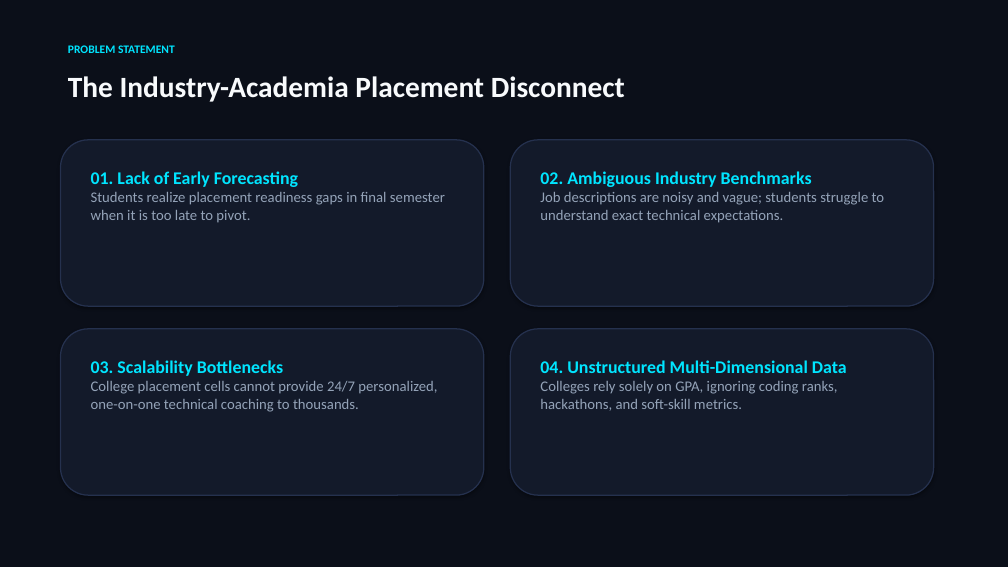
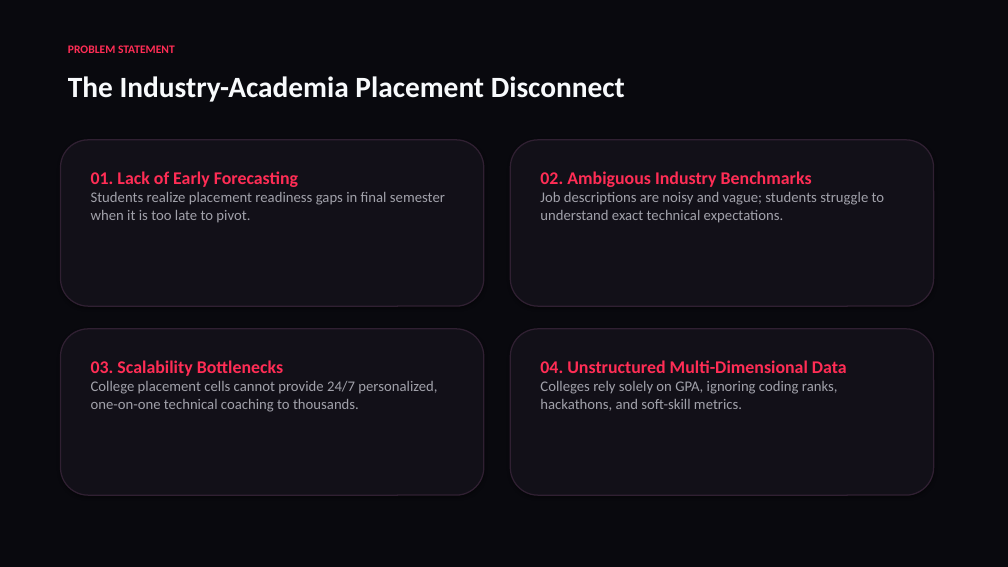
Before and after one commit to dileepbommali16-ops/pathfinder, a slide deck: slide 2 of Pathfinder_Presentation_Dileep_Bommali.pptx. Drawn at 1008x567 pixels with LibreOffice and Linux fonts; fonts in the diff are those of the drawing. Boxes give left, top, right and bottom in pixels: in the first picture for what was removed or moved away, otherwise in the second. Text is boxed around its words. In the diff, an @@ line names an element or a change of style, - is before the commit and + after.

```diff
--- a/Pathfinder_Presentation_Dileep_Bommali.pptx
+++ b/Pathfinder_Presentation_Dileep_Bommali.pptx
@@ rectangle at box(0, 0, 1008, 567): fill #0B0F19 to #09090E @@
@@ text "PROBLEM STATEMENT" at box(68, 45, 175, 53): text colour #00E5FF to #FF2D55 @@
@@ text "01. Lack of Early Forecasting" at box(91, 171, 445, 222): text colour #00E5FF to #FF2D55 in "01. Lack of Early Forecasting"; text colour #94A3B8 to #A1A1AA in "Students realize placement readiness gaps in final ..." @@
@@ text "02. Ambiguous Industry Benchmarks" at box(540, 171, 885, 223): text colour #00E5FF to #FF2D55 in "02. Ambiguous Industry Benchmarks"; text colour #94A3B8 to #A1A1AA in "Job descriptions are noisy and vague; students ..." @@
@@ fill #131A2A to #121018; outline #25314E 1.2 pt to #302032 1.2 pt in 4 elements at box(60, 140, 484, 306), box(510, 140, 934, 306), box(60, 329, 484, 495), box(510, 329, 934, 495) @@
@@ text "03. Scalability Bottlenecks" at box(91, 360, 437, 412): text colour #00E5FF to #FF2D55 in "03. Scalability Bottlenecks"; text colour #94A3B8 to #A1A1AA in "College placement cells cannot provide 24/7 personalized, ..." @@
@@ text "04. Unstructured Multi-Dimensional Data" at box(540, 360, 847, 410): text colour #00E5FF to #FF2D55 in "04. Unstructured Multi-Dimensional Data"; text colour #94A3B8 to #A1A1AA in "Colleges rely solely on GPA, ignoring coding ..." @@
```
Also in this commit, not shown: 9 other slides changed, 5 other files.
